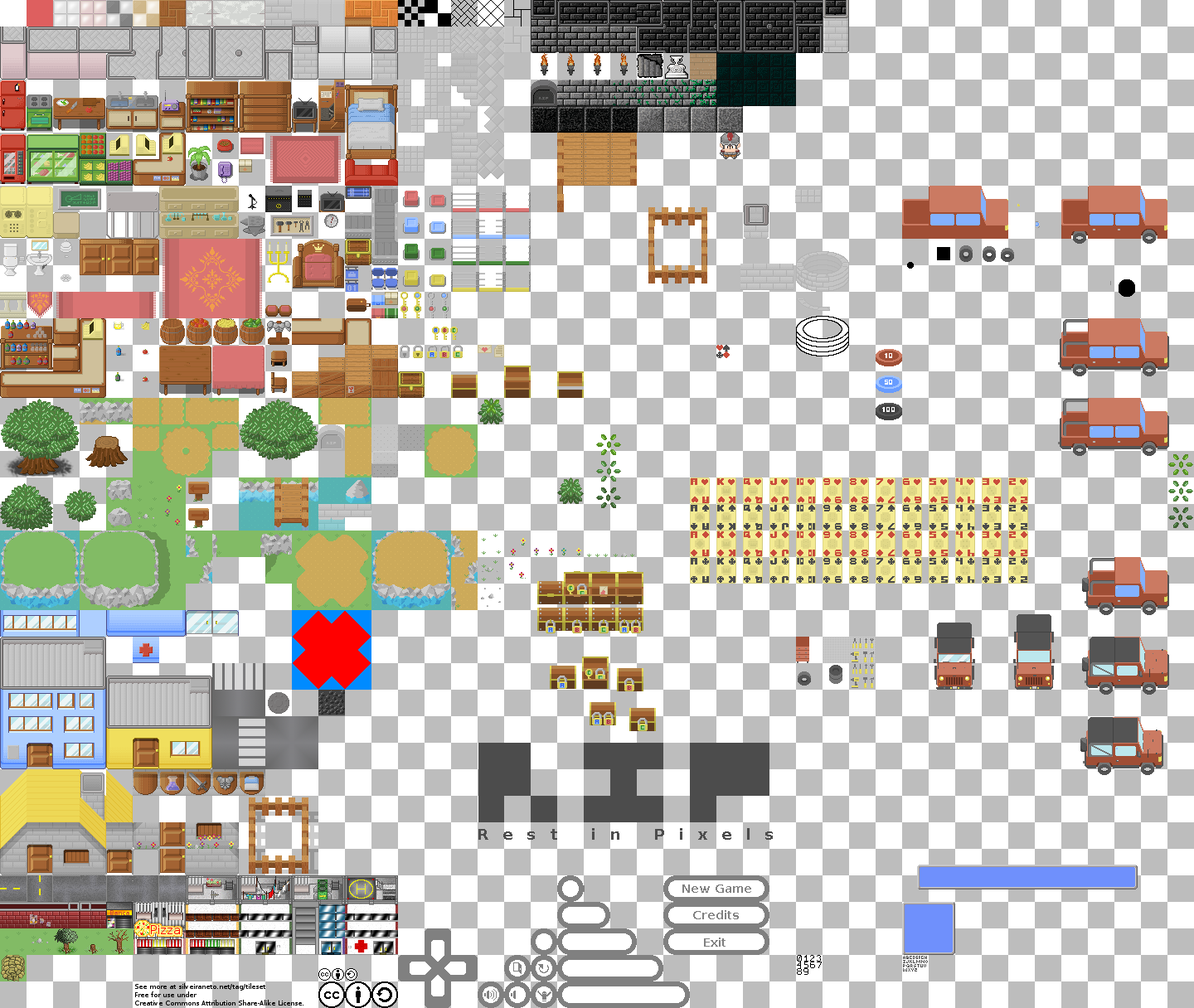
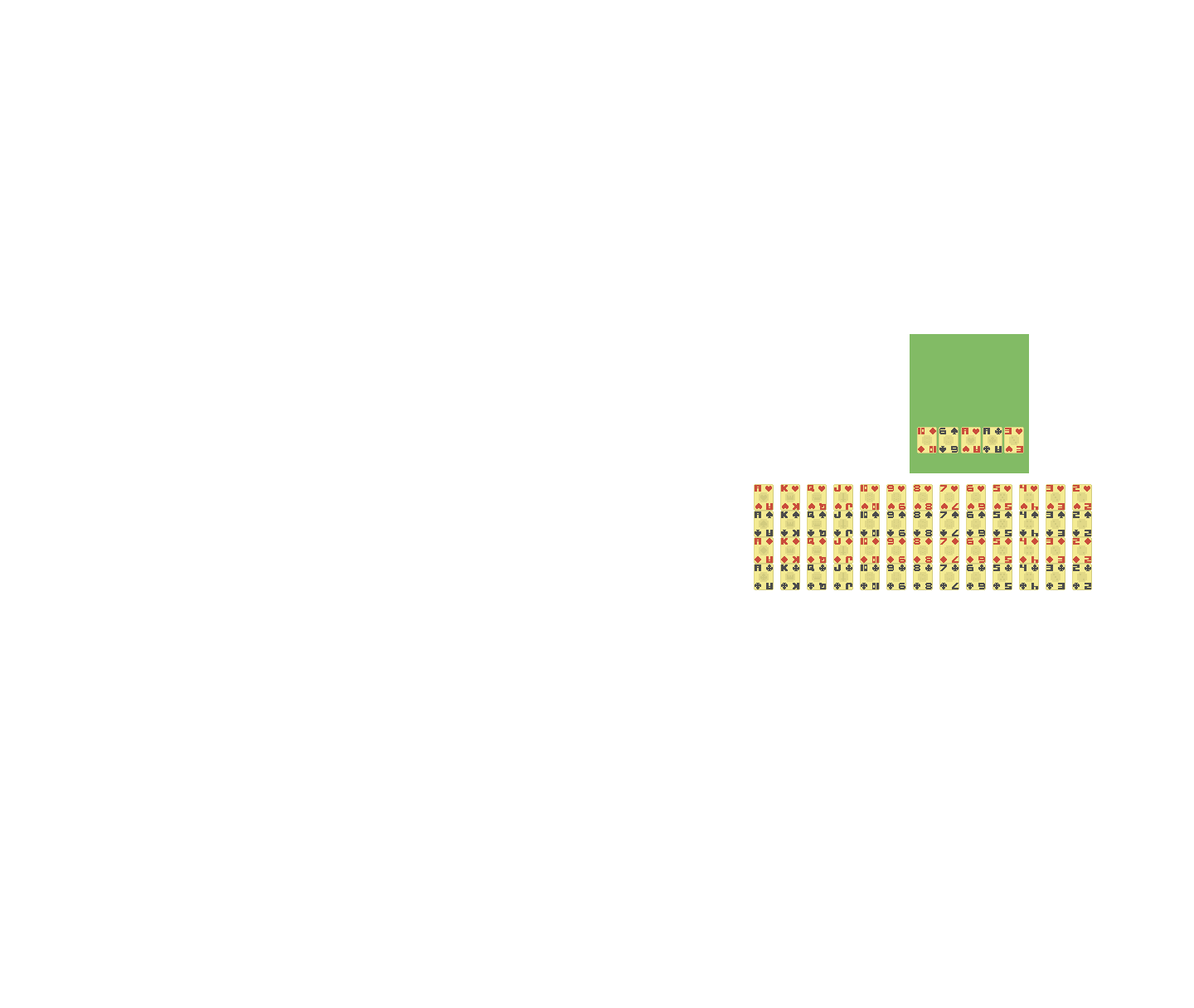
The second 1194px x 1008px image is a revision of the first. Changes to its layers:
hid "letters" over [690, 478, 1028, 583]
hid "cards" over [689, 477, 1028, 584]
added layer "pebble screen" above "Background copy" over [753, 334, 1092, 591]
hid "Background copy" over [0, 0, 1193, 1008]
hid "chess 32x32" over [0, 0, 1194, 1008]
